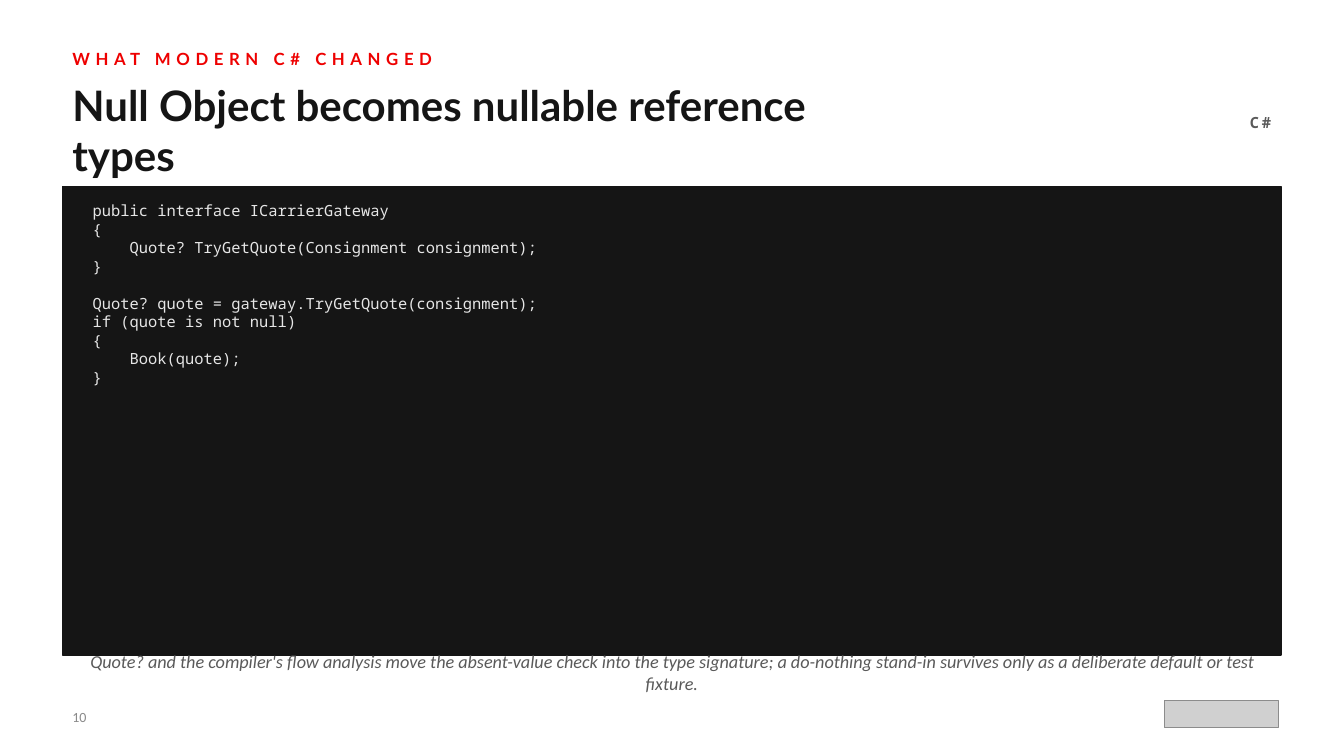
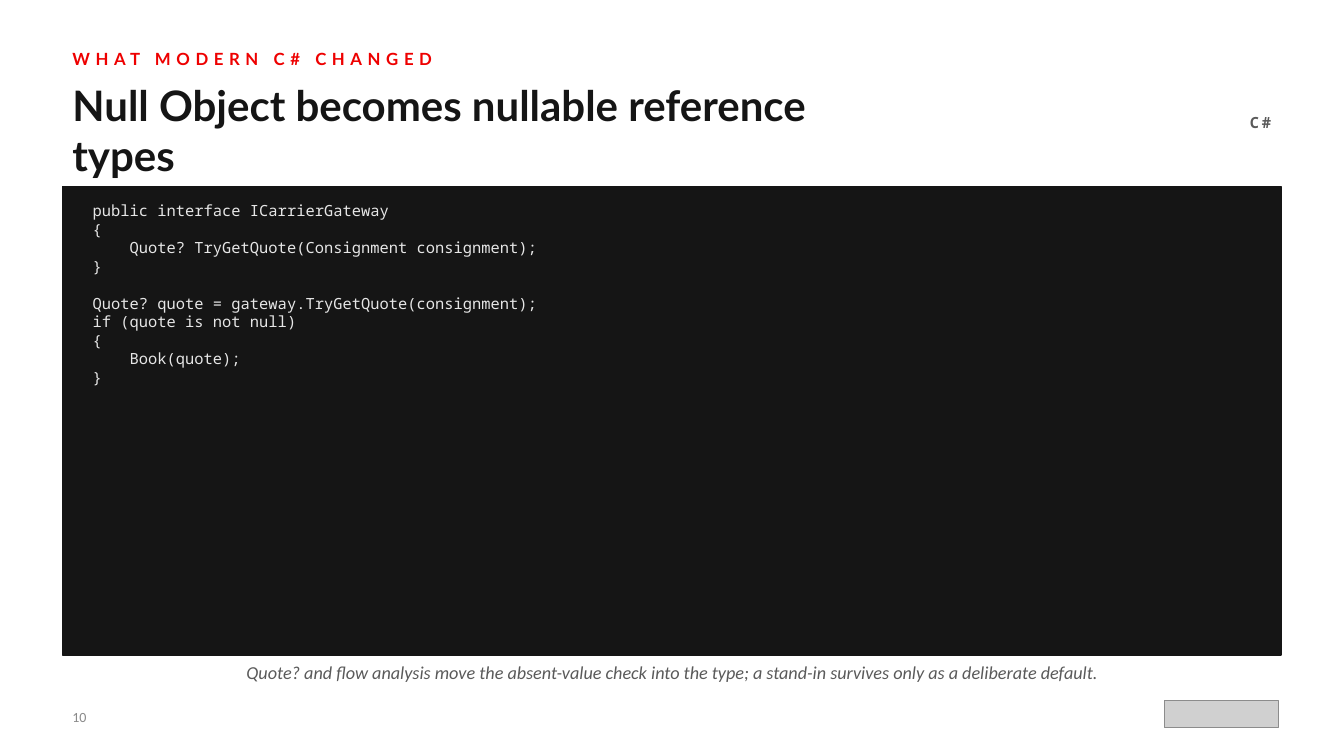
Before and after one commit to patterncatalyst/csharp-design-patterns, a slide deck: slide 10 of presentation/csharp-design-patterns-101-patterns-and-solid.pptx. Drawn at 1344x756 pixels with LibreOffice and Linux fonts; fonts in the diff are those of the drawing; grey boxes stand for pictures. Boxes give left, top, right and bottom in pixels: in the first picture for what was removed or moved away, otherwise in the second. Text is boxed around its words. In the diff, an @@ line names an element or a change of style, - is before the commit and + after.

```diff
--- a/presentation/csharp-design-patterns-101-patterns-and-solid.pptx
+++ b/presentation/csharp-design-patterns-101-patterns-and-solid.pptx
@@ text at <box>246,666,1098,682</box>: text changed @@
-Quote? and the compiler's flow analysis move the absent-value check into the type signature; a do-nothing stand-in survives only as a deliberate default or test fixture.
+Quote? and flow analysis move the absent-value check into the type; a stand-in survives only as a deliberate default.
```
Also in this commit, not shown: 4 other slides changed, 1 other file.
